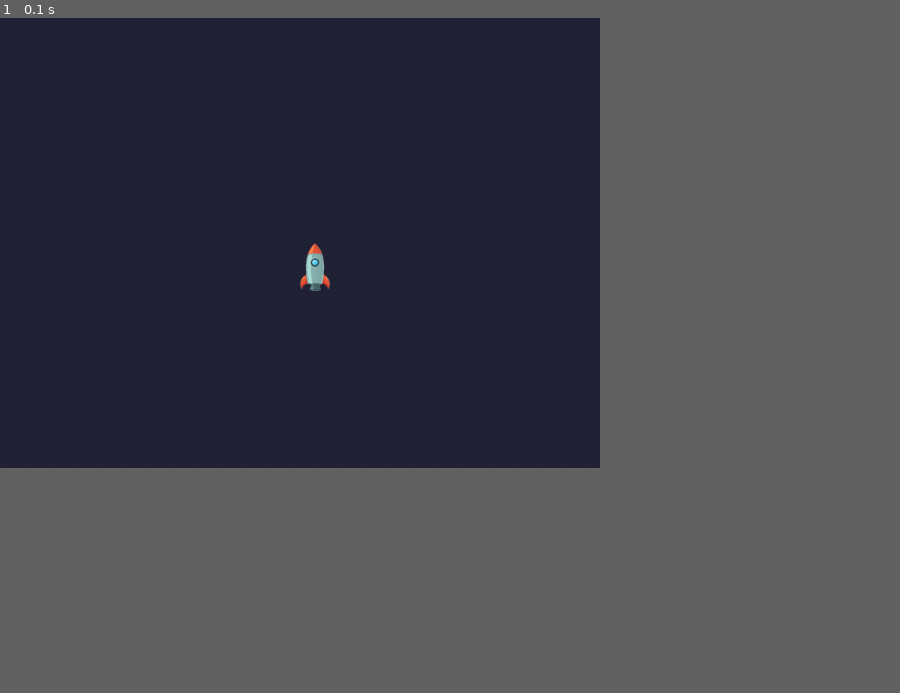
Above: before the commit, frame 1.
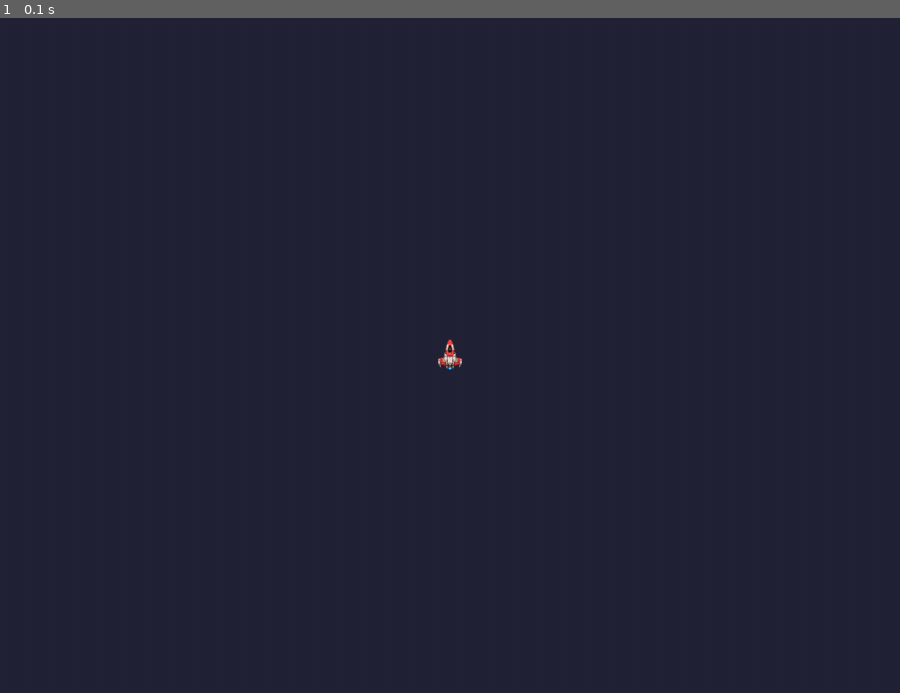
Above: after the commit, the same moment.

Repository: mattstoneham/Pygame
Game: pygame game, started from asteroids_tests/player_movement.py
Two runs of this game, one before a commit and one after it. Both use one fixed random seed, a clock stepped at 60 frames per second and the inputs below.
Inputs:
- Up to frame 1 (0.1 s): no input
In our replay, the window is 600x450 before the commit and 900x675 after it. These sizes can differ from the game's own. Grey fills any space a smaller window leaves; there, only what the larger window draws over its background counts as a difference.

The runs differ from the first frame. In frame 1, 0.2% of the frame differs, in the area x 33-52%, y 33-53%.

Commit message:
Added simple test code

Diff:
--- a/asteroids_tests/player_movement.py
+++ b/asteroids_tests/player_movement.py
@@ -6,15 +6,15 @@
 
 
 # global variables
-SCRIPTPATH = os.path.split(os.path.abspath(os.path.realpath(sys.argv[0])))[0]
-SPRITEPATH = SCRIPTPATH + '\sprites'
+GAMEDIR = os.path.split(os.path.abspath(os.path.realpath(sys.argv[0])))[0]
+SPRITEDIR = os.path.join(GAMEDIR, 'sprites')
 GameState = 'menu screen'
 
 
 class Window():
 
     DISPLAYSURF = ''
-    WINDOWSIZE=(800, 600)
+    WINDOWSIZE=(1200, 900)
     CAPTION = 'your caption here'
 
     def __init__(self, WINDOWSIZE=WINDOWSIZE, CAPTION=CAPTION): # class constructor
@@ -25,25 +25,22 @@
         return (int(self.WINDOWSIZE[0] / 2), int(self.WINDOWSIZE[1] / 2))
 
 
-class Player():
-
-    # global variables
-    global GameState, SPRITEPATH
-
-    # resources
-    ShipSprite = pygame.image.load(SPRITEPATH+'/player.png')
-
-    # class properties
-    Type = 'Player'
-    Draw = False
-    State = 'Inactive'
-    PlayerName = ''
-    Score = 0
-    Lives = 3
-    Position = [0, 0]
-    Orientation = 0
-    Vector = np.array([0, 0])
-    ThrustVector = np.array([0, 0])
+class Player(pygame.sprite.Sprite):
+
+    # global variables
+    global GameState, SPRITEDIR
+
+    # class properties
+    type = 'Player'
+    draw = False
+    state = 'Inactive'
+    player_name = ''
+    score = 0
+    lives = 3
+    position = [0, 0]
+    orientation = 0
+    vector = np.array([0, 0])
+    thrust_vector = np.array([0, 0])
 
 
     # static properties
@@ -53,23 +50,28 @@
 
 
 
-    def __init__(self, SpawnLocation):  # class constructor
-        self.spawn(SpawnLocation)
+    def __init__(self, window):  # class constructor
+        pygame.sprite.Sprite.__init__(self)  # init the parent class
+        self.image = pygame.image.load(os.path.join(SPRITEDIR, 'player.png')).convert()
+        self.image.set_colorkey((0, 0, 0))
+        self.rect = self.image.get_rect()
+        self.rect.center = window.get_center()
+
         pass
 
     def spawn(self, SpawnLocation):  # spawns a new player ship
         print('spawning new player ship at position {0}'.format(SpawnLocation))
-        self.Position = SpawnLocation
-        self.Orientation = 0
-        self.Draw = True
-        self.State = 'Active'
+        self.position = SpawnLocation
+        self.orientation = 0
+        self.draw = True
+        self.state = 'Active'
         pass
 
     def explode(self):  # triggered if collision between player and asteroid
-        self.State = 'Exploding'
-        self.Draw = False  # set flag so ship isn't drawn until re-spawned
-        self.Lives -= 1
-        if self.Lives == 0:
+        self.state = 'Exploding'
+        self.draw = False  # set flag so ship isn't drawn until re-spawned
+        self.lives -= 1
+        if self.lives == 0:
             GameState = 'game over'
 
     def rotate_cw(self):
@@ -82,7 +84,7 @@
         # build the thrust vector
         pass
 
-    def update_position(self):
+    def update(self):
         # decay the main vector
         # add the thrust vector to the main vector
         # generate new player position from main vector
@@ -90,10 +92,10 @@
 
 
 
-class Explosion():
-
-    # global variables
-    global GameState, SPRITEPATH
+class Explosion(pygame.sprite.Sprite):
+
+    # global variables
+    global GameState, SPRITEDIR
 
     # resources
         # explosion sprites here
@@ -103,13 +105,13 @@
     Draw = False
 
     def __init__(self, SpawnLocation):  # class constructor
-        pass
-
-
-class Asteroid():
-
-    # global variables
-    global GameState, SPRITEPATH
+        pygame.sprite.Sprite.__init__(self)  # init the parent class
+
+
+class Asteroid(pygame.sprite.Sprite):
+
+    # global variables
+    global GameState, SPRITEDIR
 
     # resources
         # explosion sprites here
@@ -119,13 +121,13 @@
     Draw = False
 
     def __init__(self):  # class constructor
-        pass
-
-
-class Projecile():
-
-    # global variables
-    global GameState, SPRITEPATH
+        pygame.sprite.Sprite.__init__(self)  # init the parent class
+
+
+class Projecile(pygame.sprite.Sprite):
+
+    # global variables
+    global GameState, SPRITEDIR
 
     # resources
         # explosion sprites here
@@ -135,7 +137,7 @@
     Draw = False
 
     def __init__(self):  # class constructor
-        pass
+        pygame.sprite.Sprite.__init__(self)  # init the parent class
 
 
 
@@ -154,16 +156,16 @@
     INPUT_THRUST = 'up_arrow'
     INPUT_FIRE = 'space'
 
-    fpsClock = pygame.time.Clock()
+    clock = pygame.time.Clock()
     window = Window(CAPTION='player movement test')  # instance a window for the game
-
-
-    player = Player(window.get_center())  # instance a player at centre of window
-    object_list = {'Asteroids':[], 'Players':[player], 'Explosions':[]}  # dic of all the active objects
+    player = Player(window)
+    all_sprites = pygame.sprite.Group()  # all sprites are now in this group, makes update and draw easy!
+    all_sprites.add(player)
 
     while True: # main game loop
-
-        # Event handling loop
+        clock.tick(FPS)
+
+        # Event handling
         for event in pygame.event.get():
 
             # collision event check and handling
@@ -172,7 +174,7 @@
                 # spawn an explosion
 
 
-            if player.State == 'Active':  # only accept player inputs if ship is active
+            #if player.State == 'Active':  # only accept player inputs if ship is active
                 # player input event handling
                     # if left arrow rotate ccw
 
@@ -181,33 +183,24 @@
                     # if space modify the thrust vector
 
                     # if fire, spawn a projectile
-                pass
-
-            # update object positions
-            player.update_position()
-
-
-            # draw objects
-            window.DISPLAYSURF.fill((35, 35, 55))
-            for asteroid in object_list['Asteroids']:
-                # if asteroid.Draw(): blit asteroid at asteroid.Position
-                pass
-
-            # if player.Draw(): blit player sprite at player.Position
-            if player.Draw:
-                window.DISPLAYSURF.blit(player.ShipSprite, (player.Position[0], player.Position[1]))
-
-            for explosion in object_list['Explosions']:
-                # if explosion.Draw(): blit explosion sprite at explosion.Position
-                pass
-
+                #pass
 
             if event.type == QUIT:
                 pygame.quit()
                 sys.exit()
 
+
+        # Update
+        all_sprites.update()
+
+
+        # Draw
+        window.DISPLAYSURF.fill((35, 35, 55))
+        all_sprites.draw(window.DISPLAYSURF)
+
+
         pygame.display.update()
-        fpsClock.tick(FPS)
+
 
 
 if __name__ == '__main__':
Binary file changed: asteroids_tests/sprites/player.png
Binary file changed: asteroids_tests/sprites/player_flame.png
